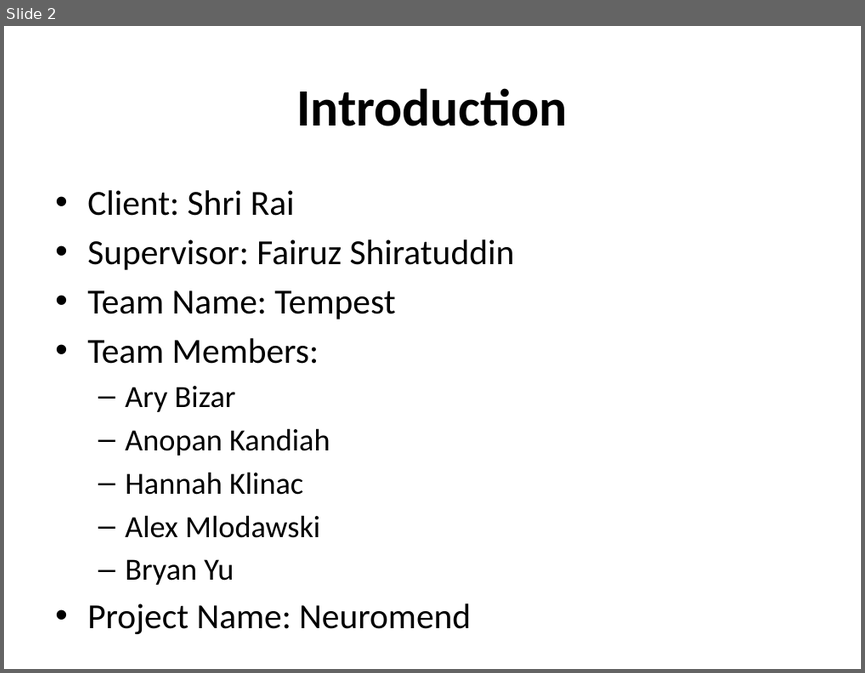
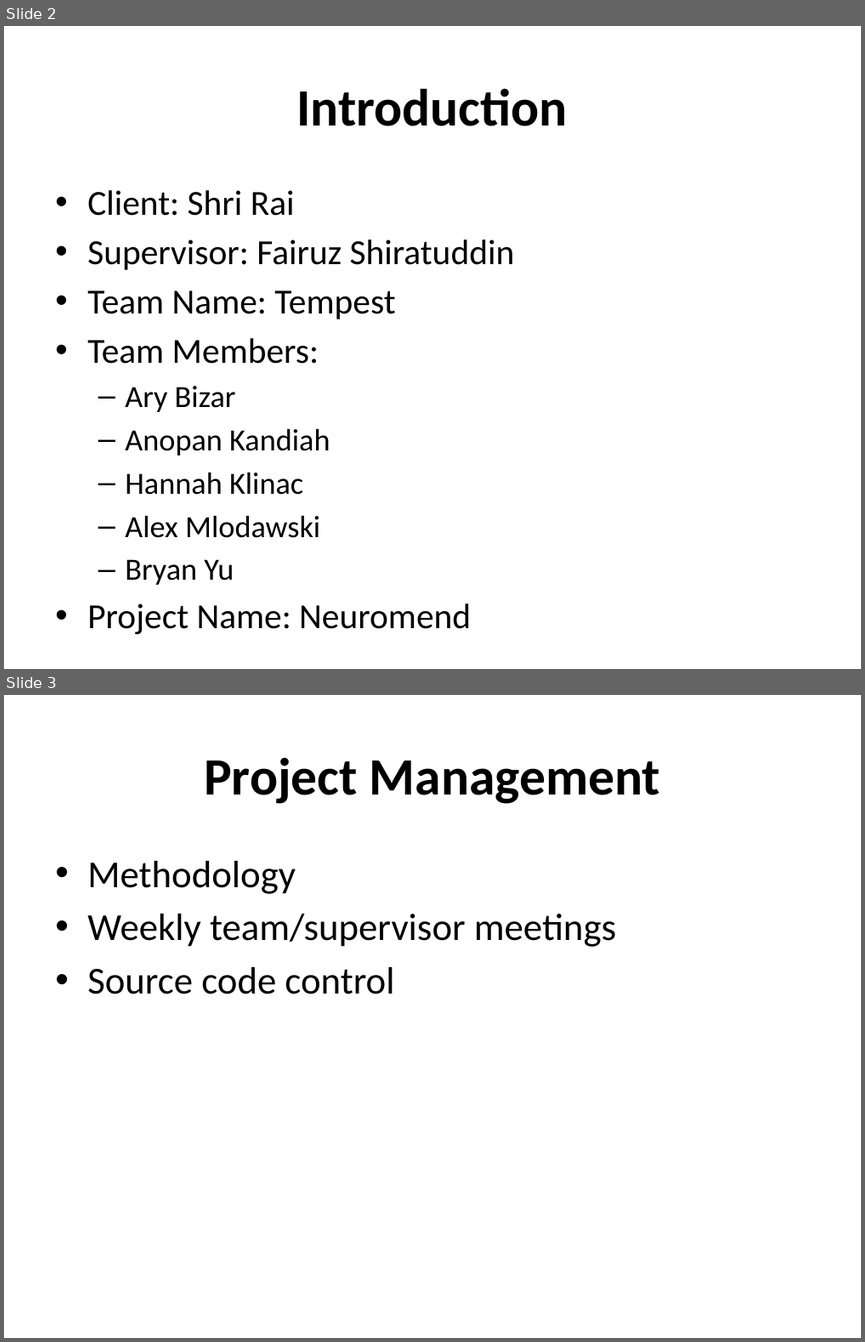
Before and after one commit to Hankli/VirtualEnvironments-Project, a slide deck: Documents/Presentations/Mock Presentation.pptx. Shown one above the other, each under a label of ours: slide 2 before the commit, slides 2 and 3 after it. The pictures are 865x673 and 865x1342 pixels, drawn with LibreOffice and Linux fonts; fonts in the diff are those of the drawing; background and template pictures are left out. Boxes give left, top, right and bottom in pixels: in the first picture for what was removed or moved away, otherwise in the second. Text is boxed around its words. In the diff, an @@ line names an element or a change of style, - is before the commit and + after.

```diff
--- a/Documents/Presentations/Mock Presentation.pptx
+++ b/Documents/Presentations/Mock Presentation.pptx
@@ slide 3 added at [4,695,861,1338], background picture (left out) @@
@@ title added at [204,757,660,804], 44 pt, text #000000, bold @@
+Project Management
@@ text added at [87,861,616,994], 32 pt, text #000000 @@
+• Methodology
+• Weekly team/supervisor meetings
+• Source code control
```
Also in this commit, not shown: 4 slides changed, 10 other slides added, 6 slides removed.
